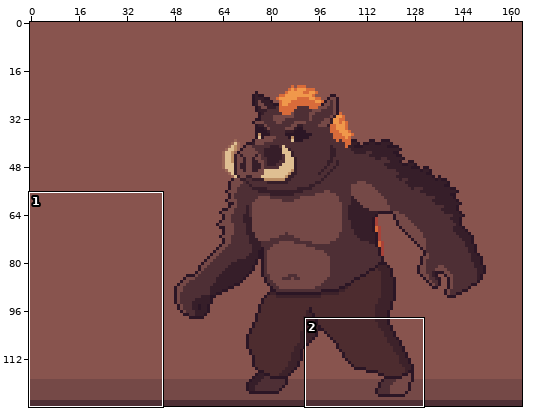
One commit to this pixel-art file: Personal_Roberto/ASEPRITE/3. Enemies/BÁSICOS/Jabalí/Jabalí.aseprite. The picture above shows the old version from afar; the outline marks the close-up.
Close-up. Before the edit:
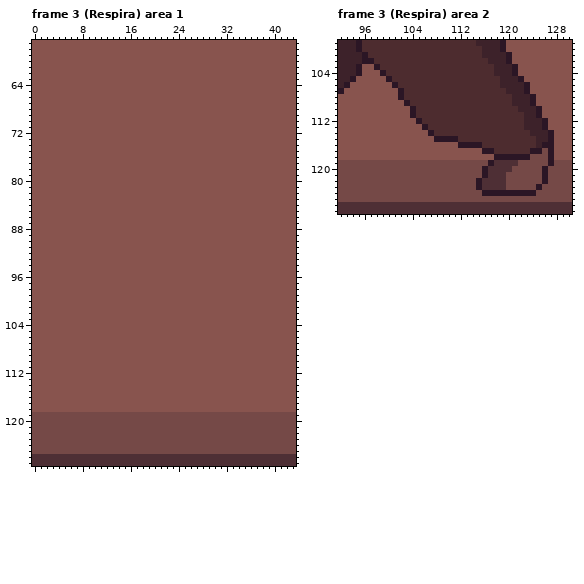
164x128 pixels, 24 frames. Colours within 5 levels of each other are drawn and written as one. Shown: frame 3 (Respira) area 1: x 0..43, y 57..127; frame 3 (Respira) area 2: x 92..130, y 99..127. The commit also changed other frames or places, which this record leaves out.
And afterwards:
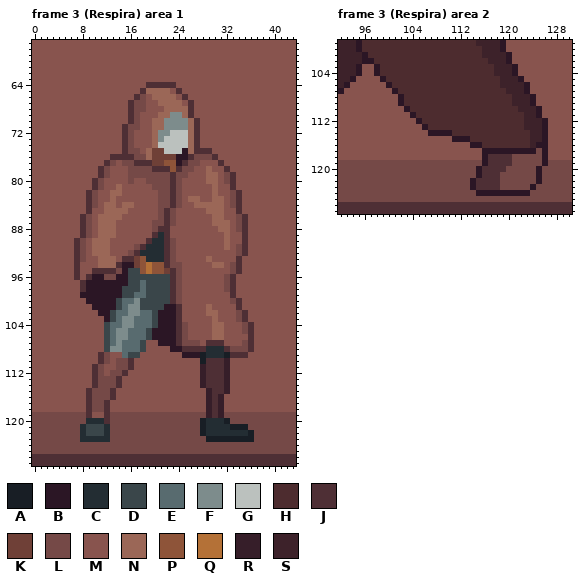
Palette (. is transparent): A #181e25  B #2b1625  C #232d33  D #3a464a  E #586b6f  F #7d8c8c  G #bbc1be  H #4d2c2f  J #4e2f35  K #6f4037  L #754947  M #88544e  N #9b6757  P #8e5439  Q #b47137  R #361e29  S #3d222a
The exact change:
layer "LIORA" now shown
Frame 3 (Respira) area 1, layer "LIORA":
y 64: x 19..23 MMMMM -> JJJJJ
y 65: x 18..22 MMMMM -> JNNNN; x 24 M -> J
y 66: x 17..18 MM -> JL; x 20..23 MMMM -> NNNN; x 25 M -> J
y 67: x 16..18 MMM -> JLL; x 21..24 MMMM -> NNNN; x 26 M -> J
y 68: x 16..18 MMM -> JLL; x 22..26 MMMMM -> NNNNJ
y 69: x 16..17 MM -> JL; x 21..26 MMMMMM -> NNFFNJ
y 70: x 16..17 MM -> JL; x 20..27 MMMMMMMM -> NNFFFFNJ
y 71: x 15..17 MMM -> JLL; x 20..27 MMMMMMMM -> NNFFFFNJ
y 72: x 15..16 MM -> JL; x 20..27 MMMMMMMM -> NFFGGGNJ
y 73: x 15..16 MM -> JL; x 20..27 MMMMMMMM -> NFGGGGNJ
y 74: x 15..16 MM -> JL; x 20..27 MMMMMMMM -> NGGGGGNJ
y 75: x 15..17 MMM -> JLL; x 19..29 MMMMMMMMMMM -> NKKGGGBNJJJ
y 76: x 13..30 MMMMMMMMMMMMMMMMMM -> JJJJLLNKKKKBBJLLLJ
y 77: x 12..13 MM -> JL; x 15..27 MMMMMMMMMMMMM -> LLJJJKKPPBJLL; x 31 M -> J
y 78: x 11..12 MM -> JL; x 16..26 MMMMMMMMMMM -> LLLLJJJPJLL; x 29 M -> N; x 32 M -> J
y 79: x 11..12 MM -> JL; x 16..25 MMMMMMMMMM -> LLLLLLLJLL; x 29..30 MM -> NN; x 32..33 MM -> LJ
y 80: x 10..11 MM -> JL; x 16 M -> L; x 19..24 MMMMMM -> LLLLJL; x 29..30 MM -> NN; x 32..33 MM -> LJ
y 81: x 10..11 MM -> JL; x 14 M -> N; x 20..24 MMMMM -> LLLJL; x 30 M -> N; x 33 M -> J
y 82: x 9..10 MM -> JL; x 13..14 MM -> NN; x 21..24 MMMM -> LLJL; x 30 M -> N; x 33..34 MM -> LJ
y 83: x 9..10 MM -> JL; x 13 M -> N; x 21..24 MMMM -> LLJL; x 26..27 MM -> NN; x 30..31 MM -> NN; x 33..34 MM -> LJ
y 84: x 9..10 MM -> JL; x 12..13 MM -> NN; x 15..16 MM -> NN; x 21..24 MMMM -> LLJL; x 27..31 MMMMM -> NNNNN; x 33..34 MM -> LJ
y 85: x 9 M -> J; x 12..15 MMMM -> NNNN; x 21..23 MMM -> LJL; x 29..31 MMM -> NNN; x 34 M -> J
y 86: x 8..9 MM -> JL; x 11..14 MMMM -> NNNN; x 21..23 MMM -> LJL; x 30..31 MM -> NN; x 34..35 MM -> LJ
y 87: x 8..9 MM -> JL; x 11..13 MMM -> NNN; x 20..23 MMMM -> LLJL; x 30..32 MMM -> NNN; x 34..35 MM -> LJ
y 88: x 8..9 MM -> JL; x 11..13 MMM -> NNN; x 20..22 MMM -> LJJ; x 31..32 MM -> NN; x 34..35 MM -> LJ
y 89: x 8..9 MM -> JL; x 11..13 MMM -> NNN; x 20..22 MMM -> JCJ; x 32 M -> N; x 35 M -> J
y 90: x 7..8 MM -> JL; x 10..12 MMM -> NNN; x 19..23 MMMMM -> JCCJL; x 32 M -> N; x 35 M -> J
y 91: x 7..8 MM -> JL; x 10..12 MMM -> NNN; x 17..23 MMMMMMM -> LJCCCJL; x 32 M -> N; x 34..35 MM -> LJ
y 92: x 7..8 MM -> JL; x 10..12 MMM -> NNN; x 16..23 MMMMMMMM -> LJCCCCJL; x 34..35 MM -> LJ
y 93: x 7..8 MM -> JL; x 11..13 MMM -> NNN; x 15..23 MMMMMMMMM -> JJKPCCCJL; x 29 M -> N; x 34 M -> J
y 94: x 7 M -> J; x 11..24 MMMMMMMMMMMMMM -> NNNJBBKPQPPJLL; x 30..31 MM -> NN; x 33..34 MM -> LJ
y 95: x 7 M -> J; x 10..24 MMMMMMMMMMMMMMM -> JJJJLBDDPQPPKJL; x 33..34 MM -> LJ
y 96: x 7 M -> J; x 9..24 MMMMMMMMMMMMMMMM -> JBBLLBBDDDDDDDJL; x 32..33 MM -> LJ
y 97: x 8..24 MMMMMMMMMMMMMMMMM -> JBBBBBBBDDEDDDDJL; x 32..33 MM -> LJ
y 98: x 8..24 MMMMMMMMMMMMMMMMM -> JBBBBBBDDDEDDDDJL; x 32..33 MM -> LJ
y 99: x 8..24 MMMMMMMMMMMMMMMMM -> BBBBBBBDDEEDDDDJL; x 33 M -> J
y 100: x 9..24 MMMMMMMMMMMMMMMM -> BBBBBDEEFDDDDDJL; x 33..34 MM -> LJ
y 101: x 10..24 MMMMMMMMMMMMMMM -> BBBBDEFFDDDDBBJ; x 29 M -> N; x 34 M -> J
y 102: x 11..24 MMMMMMMMMMMMMM -> BBDEEFFEEDBBBJ; x 29..30 MM -> NN; x 34..35 MM -> LJ
y 103: x 12..24 MMMMMMMMMMMMM -> BDEFFEEEDBBBJ; x 30 M -> N; x 34..35 MM -> LJ
y 104: x 12..25 MMMMMMMMMMMMMM -> DEEFFEEEDBBBJL; x 30..31 MM -> NN; x 35..36 MM -> LJ
y 105: x 12..25 MMMMMMMMMMMMMM -> DEFFEEEDBBBBJL; x 30..31 MM -> NN; x 35..36 MM -> LJ
y 106: x 12..25 MMMMMMMMMMMMMM -> DEFFEEEDBBBBJL; x 30..31 MM -> NN; x 36 M -> J
y 107: x 12..18 MMMMMMM -> DEFEEED; x 21..27 MMMMMMM -> BBBJLLL; x 29..31 MMM -> JJJ; x 35..36 MM -> LJ
y 108: x 12..18 MMMMMMM -> DFFEEED; x 23..36 MMMMMMMMMMMMMM -> BBJJJJCCCJLLLJ
y 109: x 11..12 MM -> JL; x 15..17 MMM -> EDD; x 25..35 MMMMMMMMMMM -> BBBACCCAJJJ
y 110: x 11..12 MM -> JL; x 14..16 MMM -> LLJ; x 28..32 MMMMM -> AJJJR
y 111: x 10..11 MM -> JL; x 14..16 MMM -> LLJ; x 28..32 MMMMM -> RJJJR
y 112: x 10..11 MM -> JL; x 13..15 MMM -> LLJ; x 28..32 MMMMM -> RJJJR
y 113..114: x 10..14 MMMMM -> JLLLJ; x 28..32 MMMMM -> RJJJR
y 115: x 9..13 MMMMM -> JLLLJ; x 29..32 MMMM -> RJJR
y 116: x 9..13 MMMMM -> JLLLJ; x 29..31 MMM -> RJR
y 117..118: x 9..12 MMMM -> JLLJ; x 29..31 MMM -> RJR
y 119: x 9..12 LLLL -> JMMJ; x 29..31 LLL -> RJR
y 120: x 9..12 LLLL -> CCCJ; x 28..32 LLLLL -> ACCCA
y 121: x 8..12 LLLLL -> CDDDC; x 28..35 LLLLLLLL -> ACCCCAAA
y 122: x 8..12 LLLLL -> CDDDC; x 28..36 LLLLLLLLL -> ACCCCCCCA
y 123: x 8..12 LLLLL -> CCCCC; x 29..36 LLLLLLLL -> AAAAAAAA
Frame 3 (Respira) area 2, layer "Flattened":
y 104: x 98..99 MB -> BH
y 105: x 99..100 MB -> BH
y 106: x 100..101 MB -> BH
y 107: x 101..102 MB -> BH
y 109: x 102..103 MB -> BH
y 110: x 103..104 MB -> BH
y 114: x 108..110 HHH -> BBB; x 126..127 SB -> BM
y 115: x 108..110 BBB -> MMM; x 112..113 HH -> BB; x 124 H -> S; x 126..127 SB -> BM
y 116: x 112..113 BB -> MM; x 124..125 HS -> SB; x 127 B -> M
y 117: x 118..123 HHHHHH -> BBBBBB; x 125..127 BLB -> LBM
y 118: x 116..123 MMBBBBBB -> BJJJJLLL; x 126..127 LB -> BM
y 119: x 116..117 LB -> BJ; x 121 J -> L; x 126..127 LB -> BL
y 120: x 115..116 LB -> BJ; x 120 J -> L; x 125..126 LB -> BL
y 121: x 115..116 LB -> BJ; x 119 J -> L; x 125..126 LB -> BL
y 122: x 114..115 LB -> BJ; x 119 J -> L; x 125..126 LB -> BL
y 123: x 114..115 LB -> BJ; x 119 J -> L; x 124..125 LB -> BL
y 124: x 115 L -> B; x 124 B -> L
Changed places in both close-ups, as pixel boxes (x1, y1, x2, y2):
changed: (74, 82, 254, 442)
changed: (374, 70, 416, 112)
changed: (434, 130, 554, 196)
